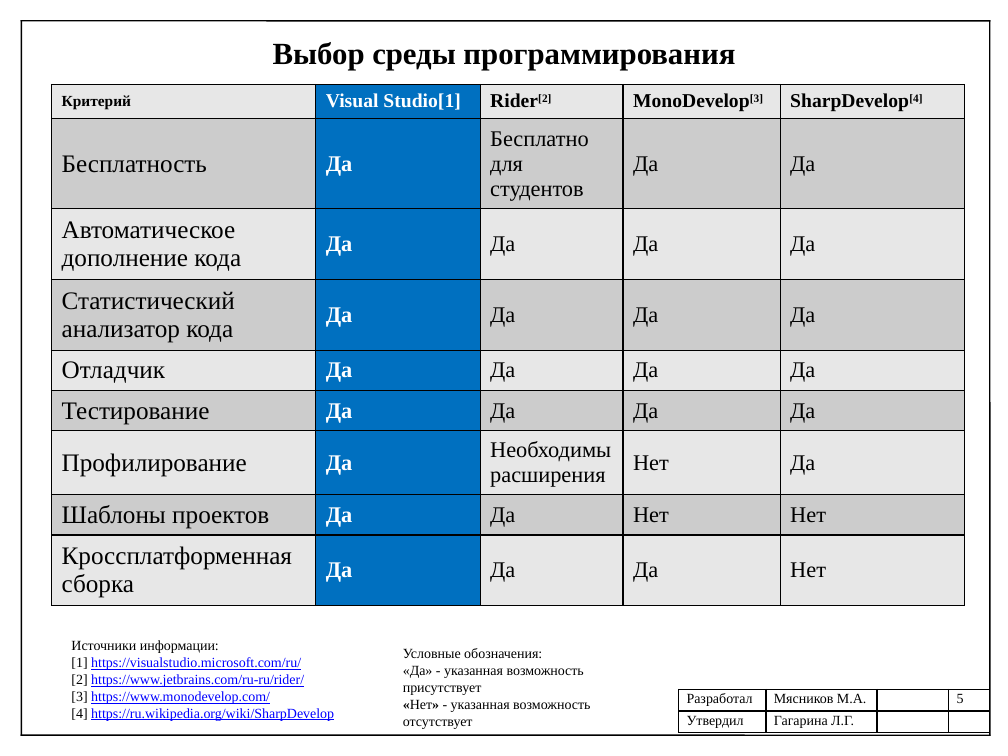
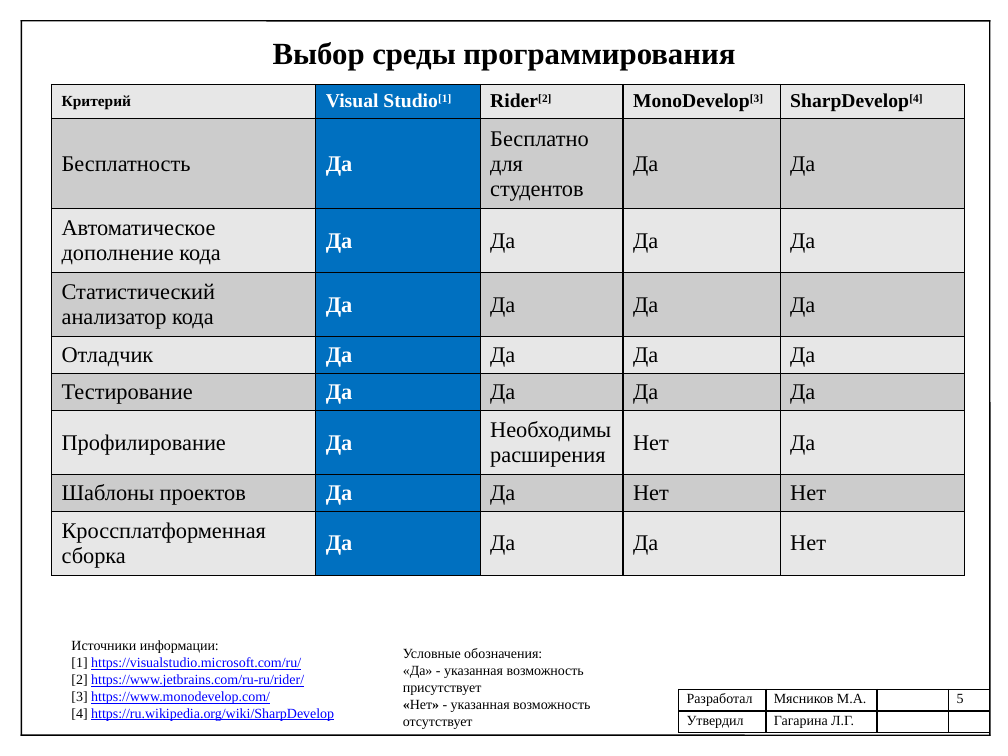
Before and after one commit to mJaJksJ/VCR, a slide deck: slide 5 of УП-Презентация.pptx. Drawn at 1008x756 pixels with LibreOffice and Linux fonts; fonts in the diff are those of the drawing. Boxes give left, top, right and bottom in pixels: in the first picture for what was removed or moved away, otherwise in the second. Text is boxed around its words. In the diff, an @@ line names an element or a change of style, - is before the commit and + after.

```diff
--- a/УП-Презентация.pptx
+++ b/УП-Презентация.pptx
@@ table at (51, 85, 965, 576) @@
@@ now superscript in "Studio[1]" @@
@@ size 18 to 16 pt in "Бесплатность", "Автоматическое дополнение кода", "Статистический анализатор кода", "Отладчик" and 4 more places @@
```
Also in this commit, not shown: 3 other slides changed, 2 other files.
